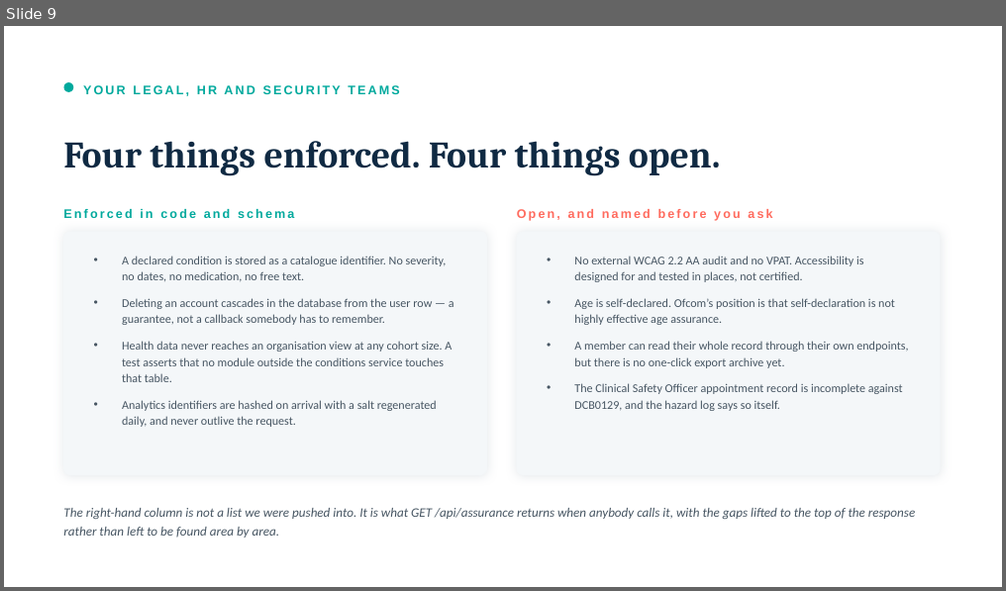
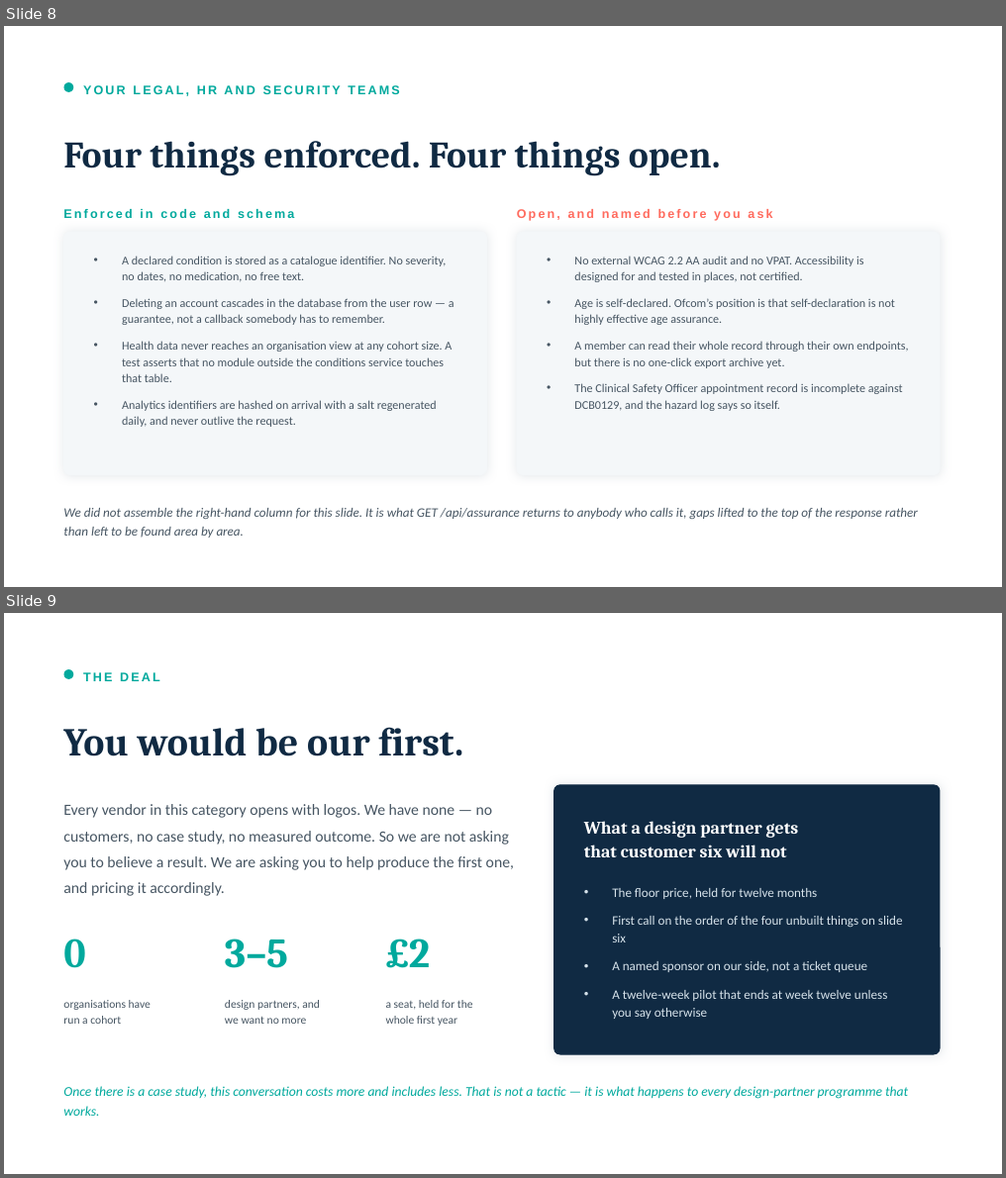
Before and after one commit to jnnseya-cpu/JESSIE, a slide deck: docs/sales/JESS-MOVE-for-organisations.pptx. Shown one above the other, each under a label of ours: slide 9 before the commit, slides 8 and 9 after it. The pictures are 1006x591 and 1006x1178 pixels, drawn with LibreOffice and Linux fonts; fonts in the diff are those of the drawing. Boxes give left, top, right and bottom in pixels: in the first picture for what was removed or moved away, otherwise in the second. Text is boxed around its words. In the diff, an @@ line names an element or a change of style, - is before the commit and + after.

```diff
--- a/docs/sales/JESS-MOVE-for-organisations.pptx
+++ b/docs/sales/JESS-MOVE-for-organisations.pptx
@@ slide 9 added at <box>4,613,1002,1174</box>, background #FFFFFF @@
@@ ellipse added at <box>63,669,73,679</box>, fill #00A99D @@
@@ text added at <box>83,672,160,681</box>, 12 pt, text #00A99D, bold @@
+THE DEAL
@@ text added at <box>63,727,463,757</box>, 38 pt, text #102A43, bold @@
+You would be our first.
@@ rounded rectangle added at <box>554,785,940,1055</box>, fill #102A43, outline #102A43 1 pt @@
@@ text added at <box>63,804,514,896</box>, 15 pt, text #475663 @@
+Every vendor in this category opens with logos. We have none — no customers, no case study, no measured outcome. So we are not asking you to believe a result. We are asking you to help produce the first one, and pricing it accordingly.
@@ text added at <box>584,821,799,858</box>, 17 pt, text #FFFFFF, bold @@
+What a design partner gets
+that customer six will not
@@ text added at <box>612,888,903,1019</box>, 12.5 pt, text #D6E2EA @@
+• The floor price, held for twelve months
+• First call on the order of the four unbuilt things on slide six
+• A named sponsor on our side, not a ticket queue
+• A twelve-week pilot that ends at week twelve unless you say otherwise
@@ text added at <box>63,939,85,968</box>, 40 pt, text #00A99D, bold @@
+0
@@ text added at <box>225,939,288,968</box>, 40 pt, text #00A99D, bold @@
+3–5
@@ text added at <box>386,939,431,968</box>, 40 pt, text #00A99D, bold @@
+£2
@@ text added at <box>63,1000,151,1024</box>, 11 pt, text #475663 @@
+organisations have
+run a cohort
@@ text added at <box>225,1000,320,1024</box>, 11 pt, text #475663 @@
+design partners, and
+we want no more
@@ text added at <box>386,1000,473,1026</box>, 11 pt, text #475663 @@
+a seat, held for the
+whole first year
@@ text added at <box>63,1086,908,1116</box>, 13 pt, text #00A99D, italic @@
+Once there is a case study, this conversation costs more and includes less. That is not a tactic — it is what happens to every design-partner programme that works.
@@ what was slide 9 is now slide 8 @@
@@ slide 8 changed as well @@
@@ text at <box>63,508,918,538</box>: text changed @@
-The right-hand column is not a list we were pushed into. It is what GET /api/assurance returns when anybody calls it, with the gaps lifted to the top of the response rather than left to be found area by area.
+We did not assemble the right-hand column for this slide. It is what GET /api/assurance returns to anybody who calls it, gaps lifted to the top of the response rather than left to be found area by area.
```
Also in this commit, not shown: 9 other slides changed, 1 other slide added, 2 slides removed, 3 other files.
